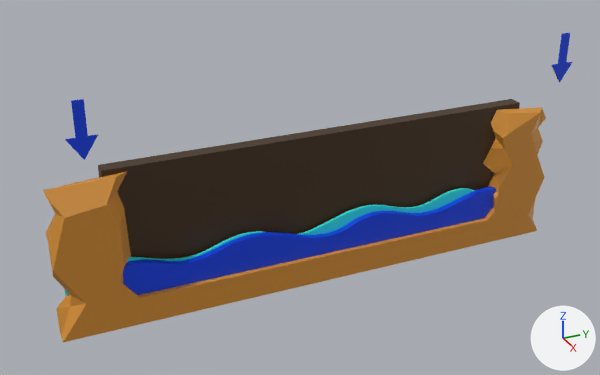
The glTF model assets/pr/infiltracion.glb: old version first, new version second.
Camera for both pictures: a 50 mm lens placed at (4.08, -2.05, 1.9), pointed at (-0.09, -0.17, -0.19). Arrows for +X, +Y and +Z are at lower right; the lights stay in place. The picture after the commit comes second. Where no turn or scale is listed for an object, it has been applied to the vertices. Vertices at exactly the same position are counted once.

Objects in the first picture: 'Cubo', 'Plano.001', 'Plano.002', 'agua', 'agua2', 'marco'.
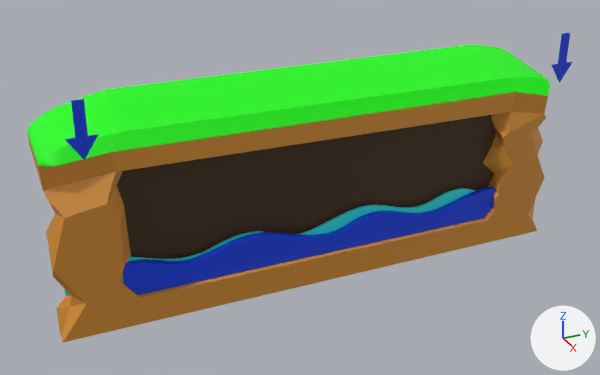
Location of each change, [x1, y1, x2, y2] in pixels of the pictures (600 x 375 px):
'marco', reshaped (27% taller): before [43, 107, 546, 342]; after [27, 44, 550, 342]
part 1 of me_cubo, built on: before [43, 107, 545, 209]; after [27, 44, 550, 209]

The change, as a diff of the scene's bpy script:
```diff
--- a/assets/pr/infiltracion.glb.py
+++ b/assets/pr/infiltracion.glb.py
@@ mat_material_001 @@
+mat_material_001 = principled_material('Material.001')
+mat_material_001.base_color = (0.00641, 1.0, 0.0)  # green #13ff00
@@ me_cubo @@
 # used by ob_marco; location = (0.0, -0.072, 0.0)
-me_cubo.from_pydata(...)  # 75 vertices, 146 faces; spans x -0.01..0.11, y -1.6..1.6, z -0.75..0.14
+me_cubo.from_pydata(...)  # 130 vertices, 260 faces; spans x -0.4..0.12, y -1.6..1.62, z -0.75..0.48
+# me_cubo part 1
+# 4 vertices are removed from x -0.01..0.07, y -1.22..1.53, z 0.11..0.14
+# 20 faces are deleted
+# 3 vertices in x -0.01, y -1.42..1.25, z -0.07..0.12 move by (0.0, 0.0, 0.02)
+# 3 vertices in x -0.01, y -1.19..1.23, z -0.02..0.03 move by (0.0, 0.0, 0.03)
+# 3 vertices in x -0.01, y -1.42..1.6, z -0.12..0.11 move by (0.0, 0.0, 0.01)
+# 4 vertices move from x -0.01..0.11, y -1.21..1.26, z 0.02..0.14 to x -0.01..0.11, y -1.22..1.26, z 0.02..0.17
+# 54 vertices are added at x -0.4..0.12, y -1.59..1.62, z 0.11..0.48
+# 5 new vertices lie (0.0, 0.27, 0.07) away from vertices in x -0.4..-0.39, y -1.42, z 0.35..0.41
+# 48 new faces join them, mat_tierra (orange #d69033)
+# 86 new faces join them, mat_material_001 (green #13ff00)
 me_cubo.materials.append(mat_tierra)
+me_cubo.materials.append(mat_material_001)  # green #13ff00
```
